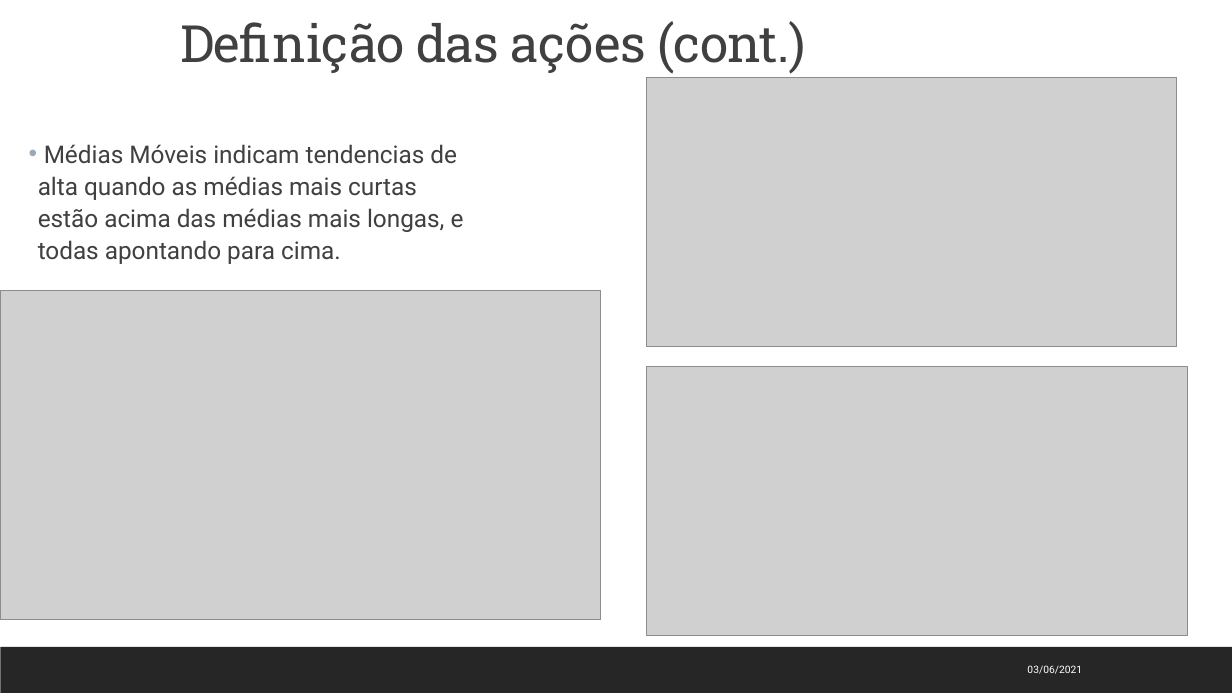
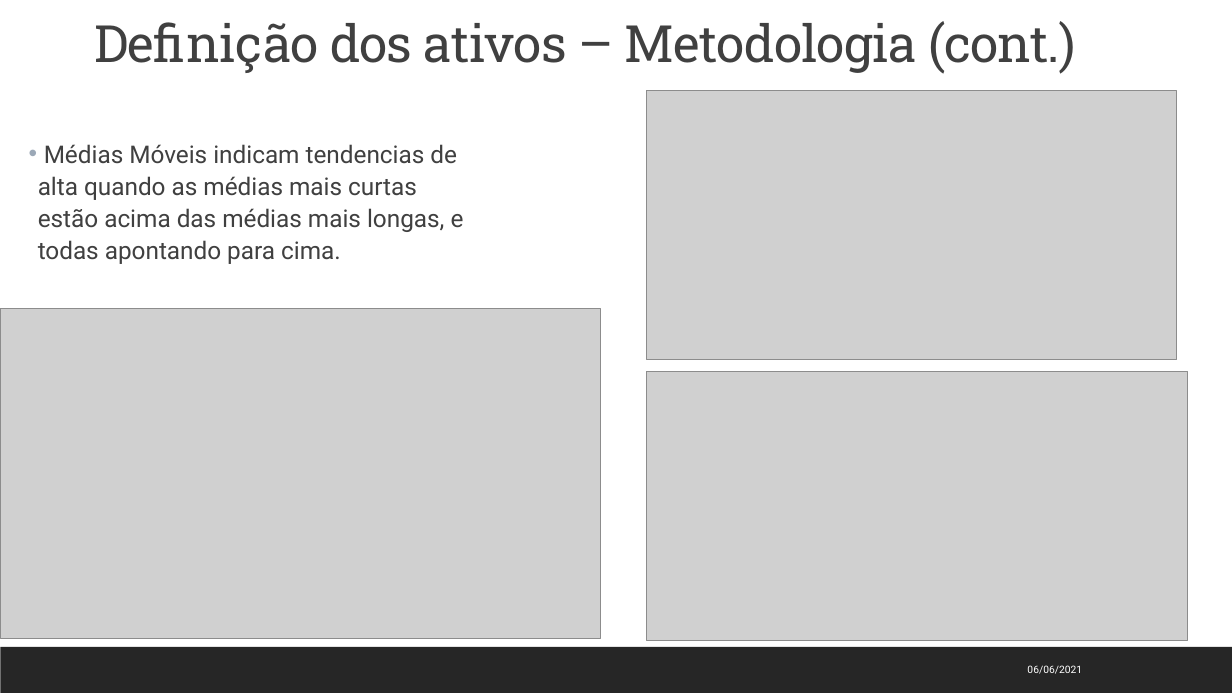
Before and after one commit to jmppsalles/Projeto_Final_AWARI, a slide deck: slide 6 of Trabalho final AWARI - João Marcos Salles - 20210610.pptx. Drawn at 1232x693 pixels with LibreOffice and Linux fonts; fonts in the diff are those of the drawing; grey boxes stand for pictures. Boxes give left, top, right and bottom in pixels: in the first picture for what was removed or moved away, otherwise in the second. Text is boxed around its words. In the diff, an @@ line names an element or a change of style, - is before the commit and + after.

```diff
--- a/Trabalho final AWARI - João Marcos Salles - 20210610.pptx
+++ b/Trabalho final AWARI - João Marcos Salles - 20210610.pptx
@@ title at [94, 21, 1076, 74]: text changed @@
-Definição das ações (cont.)
+Definição dos ativos – Metodologia (cont.)
@@ picture: place and size @@
-picture at [647, 78, 1177, 347]
+picture at [647, 91, 1177, 360]
@@ picture: place and size @@
-picture at [0, 290, 601, 619]
+picture at [0, 309, 601, 638]
@@ picture: place and size @@
-picture at [647, 367, 1189, 636]
+picture at [647, 372, 1189, 640]
@@ text at [1027, 665, 1082, 674]: text changed @@
-03/06/2021
+06/06/2021
```
Also in this commit, not shown: 5 other slides changed, 6 slides added, 1 other file.
